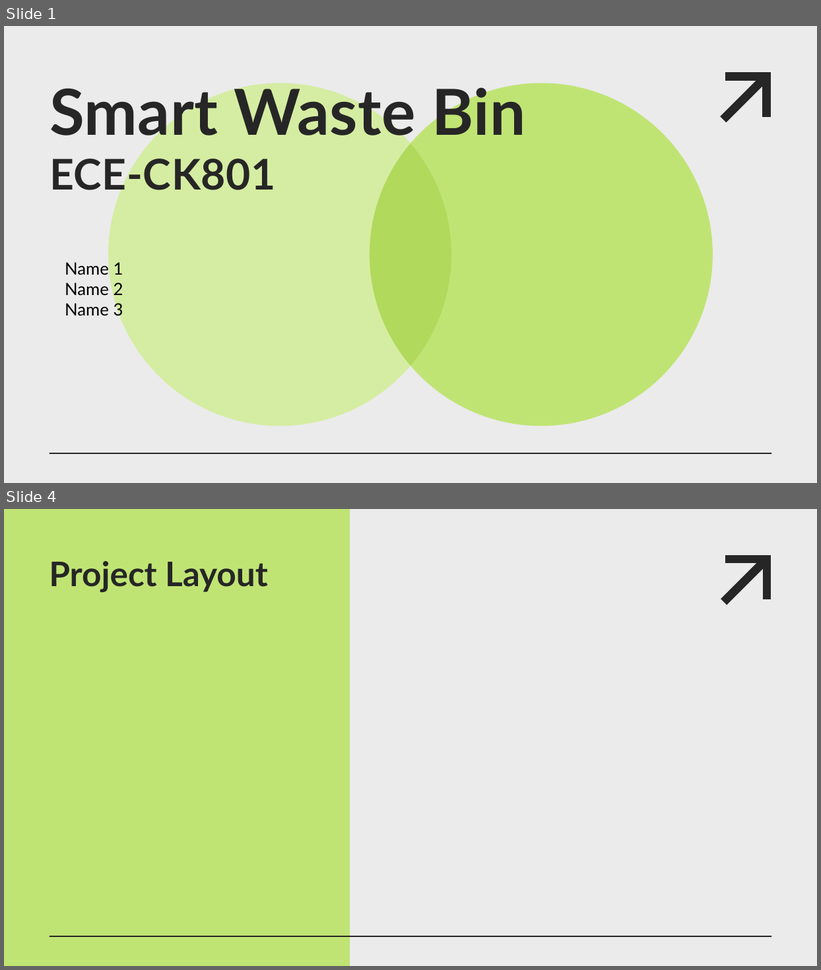
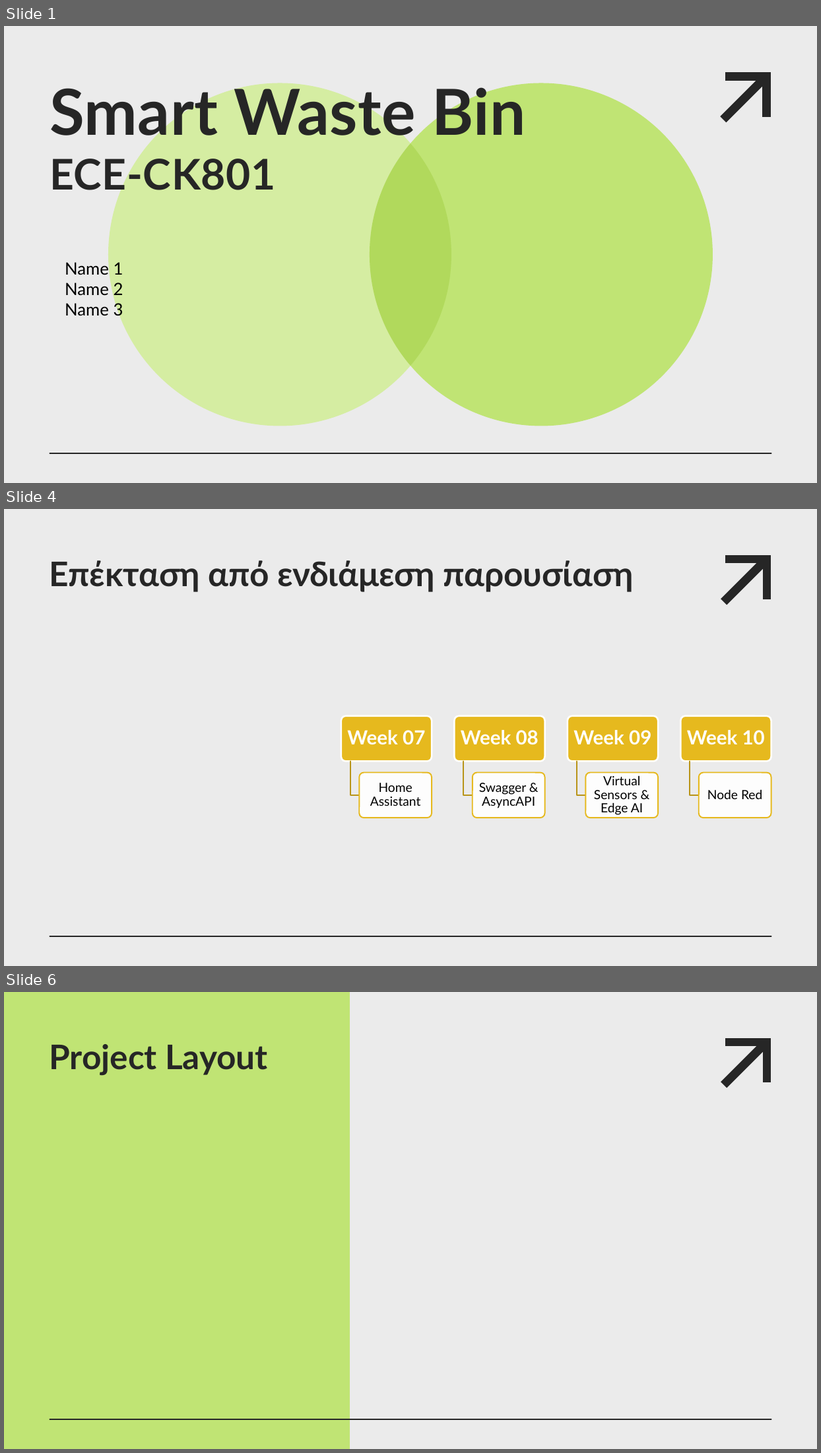
Before and after one commit to jimfil/smartWasteBinProject, a slide deck: presentation/team05_presentation.pptx. Shown one above the other, each under a label of ours: slides 1 and 4 before the commit, slides 1, 4 and 6 after it; the slides between them are not shown. The pictures are 821x970 and 821x1453 pixels, drawn with LibreOffice and Linux fonts; fonts in the diff are those of the drawing. Boxes give left, top, right and bottom in pixels: in the first picture for what was removed or moved away, otherwise in the second. Text is boxed around its words. In the diff, an @@ line names an element or a change of style, - is before the commit and + after.

```diff
--- a/presentation/team05_presentation.pptx
+++ b/presentation/team05_presentation.pptx
@@ slide 4 added at (4, 509, 817, 966), background #EBEBEB; not listed: 4 template elements that a slide beside it also shows @@
@@ title added at (49, 560, 634, 592), 40 pt, text #262626, bold @@
+Επέκταση από ενδιάμεση παρουσίαση
@@ group added at (341, 716, 772, 818): 8 rounded rectangles, 8 texts, 4 freeform shapes @@
+Week 07
+Home Assistant
+Week 08
+Swagger & AsyncAPI
+Week 09
+Virtual Sensors & Edge AI
+Week 10
+Node Red
@@ line added from (50, 937) to (307, 937), #EBEBEB 1.5 pt @@
@@ what was slide 4 is now slide 6 @@
```
Also in this commit, not shown: 2 slides changed, 1 other slide added, 2 slides removed.
